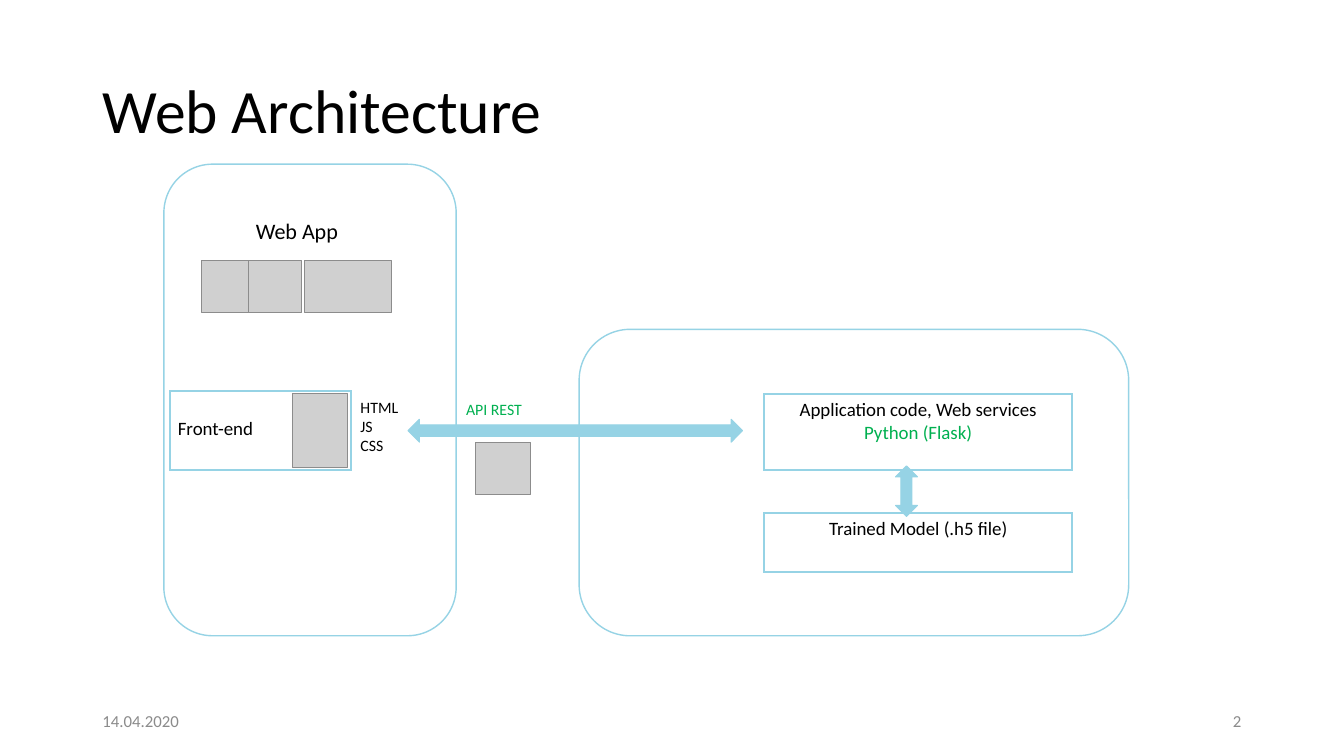
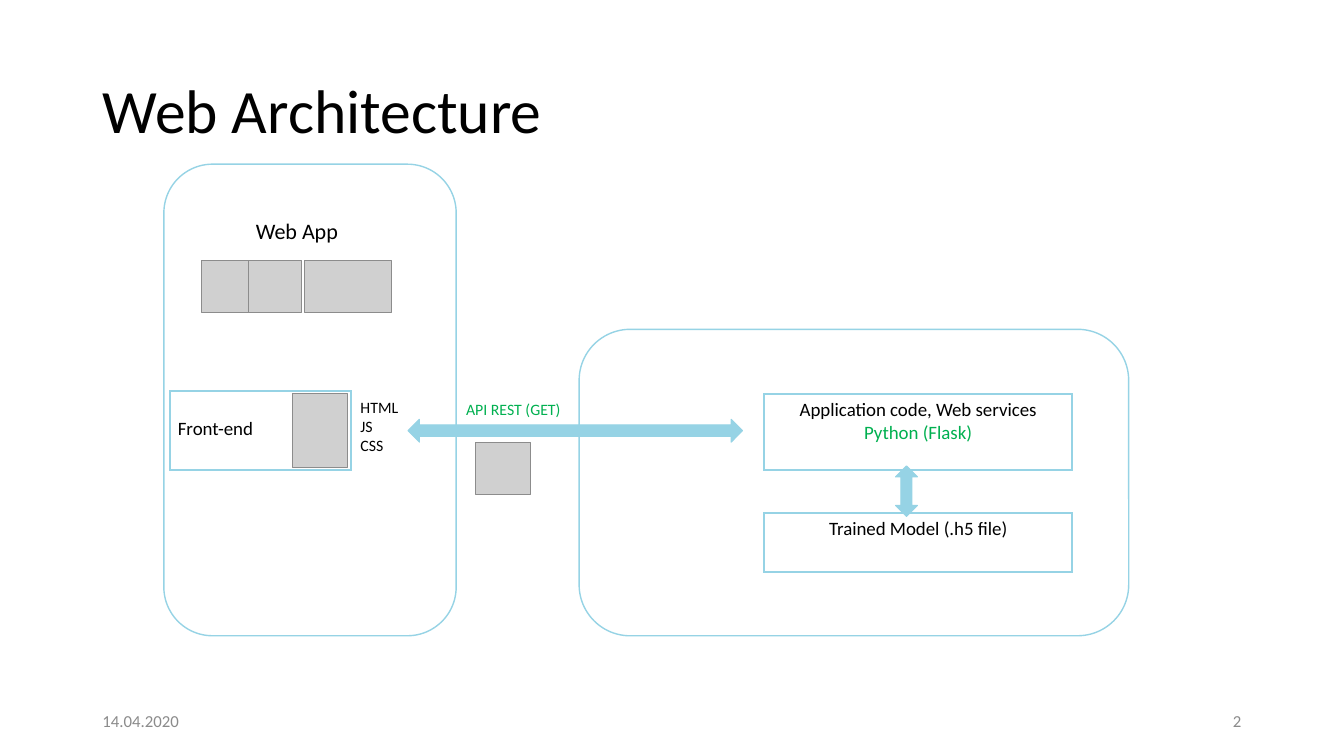
Before and after one commit to Khaledjallouli/project, a slide deck: slide 2 of Web/WebArchitectureDef.pptx. Drawn at 1344x756 pixels with LibreOffice and Linux fonts; fonts in the diff are those of the drawing; grey boxes stand for pictures; background and template pictures are left out. Boxes give left, top, right and bottom in pixels: in the first picture for what was removed or moved away, otherwise in the second. Text is boxed around its words. In the diff, an @@ line names an element or a change of style, - is before the commit and + after.

Commit message:
update web architecture

```diff
--- a/Web/WebArchitectureDef.pptx
+++ b/Web/WebArchitectureDef.pptx
@@ text at (466, 403, 560, 417): text changed @@
-API REST
+API REST (GET)
```
Also in this commit, not shown: 1 other slide changed, 3 other files.
